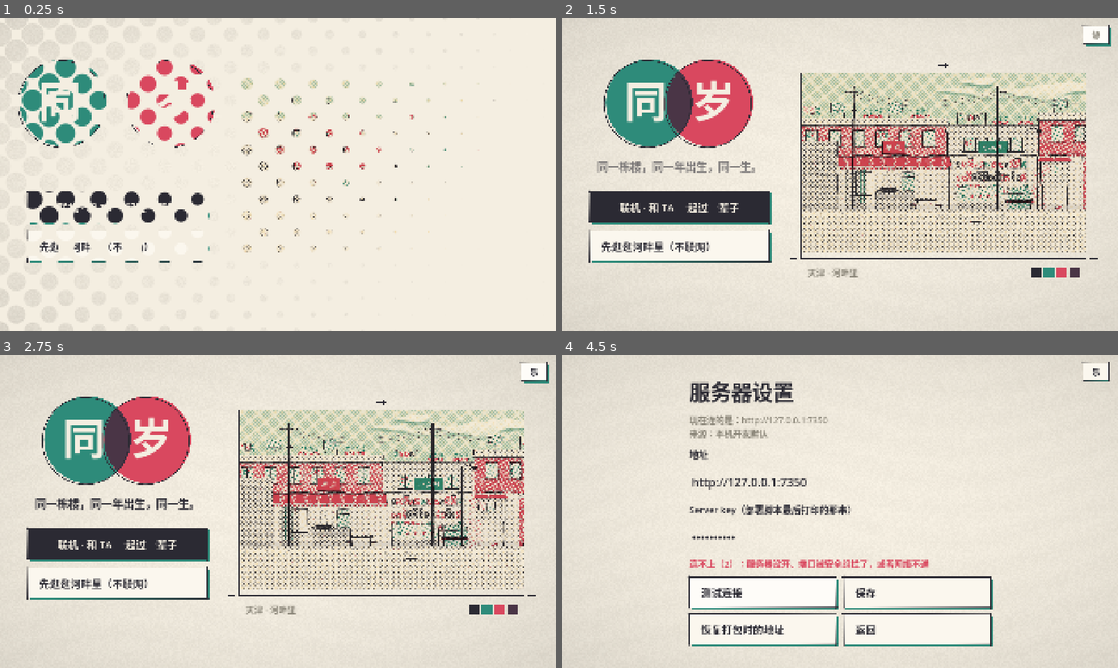
Above: before the commit, frames 1-4 (two rows, left to right).
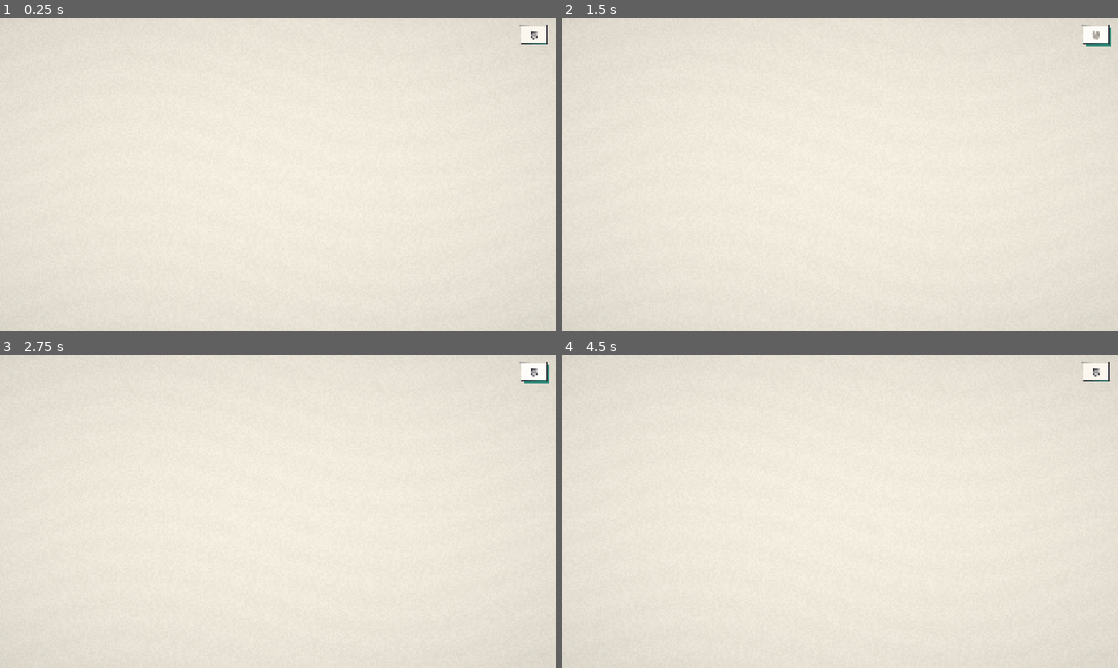
Above: after the commit, the same moments.

Repository: Goudu666/tongsui
Game: Godot game, scene res://scenes/main.tscn
Two runs of this game, one before a commit and one after it. Both use one fixed random seed, a clock stepped at 60 frames per second and the inputs below.
Inputs (mouse positions are in pixels of both pictures, inside the frame that each line leads up to):
- Up to frame 1 (0.25 s): no input
- Up to frame 2 (1.5 s): click "乐" at 0.5 s; click "响" at 1.25 s
- Up to frame 3 (2.75 s): click "静" at 2 s
- Up to frame 4 (4.5 s): click (678, 542) at 2.75 s, where only the run before the commit has a clickable "联机 · 和 TA 一起过一辈子"; click (840, 520) at 3.5 s, where only the run before the commit has a clickable "服务器设置"; click (762, 592) at 4.25 s, where only the run before the commit has a clickable "测试连接"

The runs differ from the first frame. In frame 1, 6.4% of the frame differs, in the area x 0-100%, y 0-100%; in frame 2, 30%, in the area x 4-97%, y 13-83%; in frame 3, 29%; in frame 4, 8.2%.
Error after the commit: Parse Error: Cannot infer the type of "hot" variable because the value doesn't have a set type. (res://scripts/ui/hud.gd:351)

Commit message:
客户端：HUD 上孩子的小牌，带孩子的事飘「孩子 心智 +3」飞进去，孩子的关口揭晓写孩子名字

Diff:
--- a/client/scripts/main.gd
+++ b/client/scripts/main.gd
@@ -1495,6 +1495,7 @@
 		hud.money = -1
 		hud.note = ""
 		hud.story = {}
+		hud.kid = {}
 		goal_panel.visible = false
 		stat_strip.visible = false
 		return
@@ -1521,6 +1522,12 @@
 	hud.bond = last_world.get("bond", life.get("bond", {}))
 	var st: Dictionary = _dict(last_world.get("story"))
 	hud.story = {} if st.is_empty() else {"chapter": st.get("chapter", 0), "title": st.get("title", ""), "next": _dict(st.get("next")).get(my_role), "force": st.get("force", false)}
+	hud.kid = _kid_of(my_role)
+
+
+## 某个人的孩子（WORLD actors[role].kid：{ name, age, stats, shared }，没孩子不发，见 docs/FAMILY.md）
+func _kid_of(role: String) -> Dictionary:
+	return _dict(_dict(_dict(last_world.get("actors")).get(role)).get("kid"))
 
 
 ## 对门的牌（HUD 右上）和屏幕边上的箭头：TA 在哪、在做什么；走出画面了就指个方向。每帧算一次
@@ -1555,7 +1562,7 @@
 	if view.grow(-20.0).has_point(at) or modal.visible:
 		hud.pointer = {}
 		return
-	var box_top := hud.stats_top() + StatStrip.SIZE.y + 24.0  # 让开左上的成长账
+	var box_top := maxf(hud.stats_top() + StatStrip.SIZE.y, hud.kid_rect().end.y) + 24.0  # 让开左上的成长账、孩子的小牌
 	var box := Rect2(70.0 + hud.inset.x, box_top, ui.size.x - 140.0 - hud.inset.x - hud.inset.y, ui.size.y - 70.0 - box_top)
 	var c := view.get_center()
 	var d := at - c
@@ -1937,7 +1944,8 @@
 	var head := HBoxContainer.new()
 	head.add_theme_constant_override("separation", 16)
 	box.add_child(head)
-	Kit.chip(head, ("同路" if same else "各走各的") if both else "人生关口", P.OVERLAP if same else P.INK)
+	var kid_gate := ev.has("kidAge")  # 孩子的关口（kid_gates.yaml）：分是孩子的，路是爹妈替孩子选的
+	Kit.chip(head, ("同路" if same else "各走各的") if both else ("孩子的关口" if kid_gate else "人生关口"), P.OVERLAP if same else P.INK)
 	var when := _label(head, "%s · %s" % [str(e.label), str(ev.get("title", ""))], 30, P.INK_SOFT)
 	when.size_flags_vertical = Control.SIZE_SHRINK_CENTER
 	# 揭晓：两个人的分同时往上数（ui/reveal.gd），数完了才露出各自走了哪条路、这一关的那句话
@@ -1955,6 +1963,9 @@
 		if has_line and bool(res.get("scored", true)):
 			var rv := Reveal.new()
 			rv.who = name
+			if kid_gate:
+				var kid_name := str(_kid_of(r).get("name", ""))
+				rv.who = "%s · %s" % [name, kid_name] if kid_name != "" else "%s 家的孩子" % name
 			rv.color = P.role_color(r)
 			rv.score = int(res.get("score", 0))
 			rv.unit = str(res.get("unit", "分"))
--- a/client/scripts/ui/hud.gd
+++ b/client/scripts/ui/hud.gd
@@ -7,6 +7,7 @@
 ##   中上：下一个关口的纸带（goal_panel.gd，main.gd 按 strip_rect() 摆）；
 ##         纸带底下两张小签：零花钱，主线（第几章，今天的「下一件事」在哪张图、哪一段）
 ##   右上「对门」的牌：色条是 TA 的颜色；左边两个圆，越亲近叠得越多；右边 TA 在哪、在做什么
+##   左边「我」的牌底下：有孩子时一张小牌（名字、几岁，一行三项；两口子共用的标「两家的」）
 ##   屏幕边上：对门走出画面时，一个 TA 颜色的小箭头指着方向
 ## 刘海和圆角在左右两边，inset 是要让开的宽度（Kit.safe_sides）。
 
@@ -34,6 +35,9 @@
 const STRIP_H := 112.0     ## 关口纸带的高
 const STRIP_MAX := 1280.0  ## 关口纸带最宽这么多（再长尺子就空了）
 const TAG_H := 44.0        ## 纸带底下的小签（零花钱、主线）
+## 「我」的牌底下：孩子的小牌（WORLD actors[我].kid，见 docs/FAMILY.md）
+const KID_GAP := 16.0
+const KID_H := 96.0
 const CARD := Vector2(ME_W, BAND + AGE_H)  ## 只有日历那一截（离线逛逛时就这么高）
 const CLOCK_FS := 36
 const CHAPTER_NUM := ["", "一", "二", "三", "四", "五", "六", "七", "八", "九"]
@@ -52,11 +56,16 @@
 var pointer: Dictionary = {}  ## 对门走出画面了 { at: 屏幕上贴边的位置, dir: 方向, color, name }；在画面里是空的
 var inset := Vector2.ZERO     ## (左, 右) 给刘海让开的宽度
 var story: Dictionary = {}    ## 主线 { chapter, title, next, force }（WORLD 的 story，next 是我这一句）；空的不画
+var kid: Dictionary = {}      ## 我的孩子 { name, age, stats: {body, mind, charm}（0~10）, shared }；没孩子是空的
 var story_rect := Rect2()     ## 主线小签上一回画在哪（开局引导的纸条贴在它底下）
 var money_rect := Rect2()     ## 零花钱那一小块上一回画在哪（飘字的钢镚儿往这儿飞，ui/juice.gd）
 var _money_shown := -1.0      ## 零花钱正在显示的数：钢镚儿落下来才拨上去
 var _money_hold := 0.0
 var _bump := 0.0              ## 亲近 / 默契刚涨：两个圆往一块儿挤一下
+var _kid_hold := 0.0          ## 孩子牌上的数先别拨（「孩子 心智 +3」还在路上）
+var _kid_held: Dictionary = {} ## 拨之前显示的那份 stats
+var _kid_bump := 0.0          ## 飘字落进孩子牌：牌子跳一下
+var _kid_hot := ""            ## 刚落进来的是哪一项（那一项的数印成我的颜色，一会儿褪回墨色）
 var _shown: Dictionary = {}   ## 圆表上正在显示的值（慢慢追上真实值）
 var _t := 0.0
 var _idle := 0.0
@@ -93,7 +102,13 @@
 	if _bump > 0.0:
 		_bump = maxf(0.0, _bump - delta)
 		moving = true
-	var sig := [time_label, stage, int(minute), slot_name, playing, tag, note, money, bond.hash(), partner.hash(), pointer.hash(), story.hash(), inset, size]
+	if _kid_bump > 0.0:
+		_kid_bump = maxf(0.0, _kid_bump - delta)
+		moving = true
+	if not _kid_held.is_empty() and _t >= _kid_hold:
+		_kid_held = {}
+		moving = true
+	var sig := [time_label, stage, int(minute), slot_name, playing, tag, note, money, bond.hash(), partner.hash(), pointer.hash(), story.hash(), kid.hash(), inset, size]
 	if moving or _idle >= 0.1 or sig != _sig:
 		_sig = sig
 		_idle = 0.0
@@ -108,6 +123,44 @@
 ## 亲近、默契涨了：两个圆挤一下
 func bump() -> void:
 	_bump = 0.45
+
+
+## 孩子牌上的数先停在现在显示的样子，sec 秒后再拨（飘字飞到了 kid_land 会提前放开）
+func hold_kid(sec: float) -> void:
+	if _kid_held.is_empty():
+		_kid_held = _dict(kid.get("stats")).duplicate()
+	_kid_hold = maxf(_kid_hold, _t + sec)
+
+
+## 「孩子 心智 +3」落进孩子牌：数拨上去，牌子跳一下
+func kid_land(key: String) -> void:
+	_kid_held = {}
+	_kid_bump = 0.4
+	_kid_hot = key
+
+
+## 孩子那张小牌在 HUD 里的位置（没孩子是空的；飘字「孩子 心智 +3」往这儿飞）
+func kid_rect() -> Rect2:
+	if kid.is_empty():
+		return Rect2()
+	return Rect2(left(), me_rect().end.y + KID_GAP, ME_W, KID_H)
+
+
+## 孩子牌上那一行：[["体魄", 42], ["心智", 55], ["魅力", 38]]，百分制往下取整（和关口纸带一个口径）
+static func kid_points(stats: Dictionary) -> Array:
+	var out: Array = []
+	for k in ["body", "mind", "charm"]:
+		out.append([P.STAT_NAME[k], int(floor(float(stats.get(k, 0.0)) * 10.0 + 0.001))])
+	return out
+
+
+## 几岁：刚生下来那几年写「不到一岁」
+static func kid_age_text(age: int) -> String:
+	return "不到一岁" if age <= 0 else "%d 岁" % age
+
+
+static func _dict(v: Variant) -> Dictionary:
+	return v if v is Dictionary else {}
 
 
 ## 两个圆在 HUD 里的位置（飘字的「亲近 +1」往这儿飞）
@@ -162,6 +215,8 @@
 	var f := P.font()
 	_scrim()
 	_me(f, me_rect())
+	if not kid.is_empty():
+		_kid(f, kid_rect())
 	if not needs.is_empty() or not partner.is_empty():
 		_them(f, them_rect())
 	var strip := strip_rect()
@@ -266,6 +321,37 @@
 	draw_string(f, c + Vector2(-w / 2.0, 9), g, HORIZONTAL_ALIGNMENT_LEFT, -1, P.FS_CAPTION, P.MEI if low else P.INK)
 
 
+## 孩子的小牌：上一行名字、几岁（两口子共用的，右头两个叠着的小圆 +「两家的」），细线，下一行三项。
+## 错位的色块是我的颜色；两家的孩子用两色叠印的那种深色
+func _kid(f: Font, r: Rect2) -> void:
+	var lift := sin(clampf(_kid_bump / 0.4, 0.0, 1.0) * PI) * 4.0
+	r.position.y -= lift
+	var at := r.position
+	var shared := bool(kid.get("shared", false))
+	Kit.draw_sheet(self, r, P.OVERLAP if shared else Kit.accent)
+	var right_room := 0.0
+	if shared:
+		var mark := "两家的"
+		var mw := f.get_string_size(mark, HORIZONTAL_ALIGNMENT_LEFT, -1, P.FS_CAPTION).x
+		Kit.text(self, Vector2(r.end.x - 16.0, at.y + 38.0), mark, P.FS_CAPTION, P.INK_MID, true)
+		Kit.draw_pair(self, Vector2(r.end.x - 16.0 - mw - 22.0, at.y + 30.0), 8.0, 7.0)
+		right_room = mw + 56.0
+	var name := str(kid.get("name", "孩子"))
+	var age := kid_age_text(int(kid.get("age", 0)))
+	var nw := Kit.text(self, Vector2(at.x + 18.0, at.y + 40.0), name, P.FS_LABEL, P.INK, false, r.size.x - 130.0 - right_room)
+	Kit.text(self, Vector2(at.x + 18.0 + nw + 14.0, at.y + 40.0), age, P.FS_CAPTION, P.INK_MID)
+	Kit.hair(self, Vector2(at.x + 14, at.y + 54.0), Vector2(r.end.x - 14, at.y + 54.0))
+	var stats: Dictionary = _kid_held if not _kid_held.is_empty() else _dict(kid.get("stats"))
+	var pitch := (r.size.x - 36.0) / 3.0
+	var keys := ["body", "mind", "charm"]
+	var row := kid_points(stats)
+	for i in 3:
+		var x := at.x + 18.0 + pitch * i
+		var lw := Kit.text(self, Vector2(x, at.y + 84.0), str(row[i][0]), P.FS_CAPTION, P.INK_MID)
+		var hot := keys[i] == _kid_hot and _kid_bump > 0.0
+		Kit.text(self, Vector2(x + lw + 8.0, at.y + 84.0), str(row[i][1]), P.FS_LABEL, Kit.accent if hot else P.INK)
+
+
 ## 零花钱：一张小签，钢镚儿 + 几块
 func _money(f: Font, at: Vector2) -> float:
 	var text := "%d 块" % int(round(_money_shown if _money_shown >= 0.0 else float(money)))
--- a/client/scripts/ui/juice.gd
+++ b/client/scripts/ui/juice.gd
@@ -4,6 +4,7 @@
 ##   飘字   做完一件事，长了几分、挣了几块、亲近了几分，从人头上一张一张印出来，
 ##          停一下，再飞进 HUD 里对应的那一格（成长账 / 零花钱 / 两个圆）。落下的那一刻格子里的数才拨上去。
 ##          连着几张，声音按五声音阶往上走。TA 长的分在 TA 头上小一号地冒一下，不飞。
+##          做的是带孩子的事（did 带 k）：长的是孩子，飘「孩子 心智 +3」，飞进 HUD 上孩子那张小牌。
 ##   搭伴   两个人搭伴做完的那件事，飘字之前先在两个人中间砸一方「搭伴」的印（有倍率就写倍率）。
 ##   成长账 每个日子记一个点（两个人的三项），存在 user://growth/<人生线>.json：
 ##          长大那张墨卡上的阶段成绩单、点开 HUD 成长账看的曲线都从这里来（ui/stage_report.gd）。
@@ -28,6 +29,7 @@
 var _base: Dictionary = {}   ## role -> {body, mind, charm}（百分制）
 var _money := -1.0
 var _bond: Dictionary = {}
+var _kid: Dictionary = {}    ## 我孩子上一帧的 {body, mind, charm}（百分制）；没孩子是空的
 var _did: Dictionary = {}    ## role -> 上一次看到的 did.n
 var _was_tg := false         ## 上一帧我是不是在搭伴做事
 var _act := ""               ## 上一帧我在做什么
@@ -117,9 +119,11 @@
 	var money := float(_dict(data.get("money")).get(me, -1))
 	var bond: Dictionary = _dict(data.get("bond"))
 	var quiet := _quiet()
+	var kid_now := kid_points(_dict(_dict(mine.get("kid")).get("stats")))
 	if not _base.is_empty() and not quiet:
-		_burst(stats, money, bond, fresh_did, did, mine)
+		_burst(stats, money, bond, fresh_did, did, mine, kid_items(_dict(did.get("k")) if fresh_did else {}, _kid, kid_now))
 	_rebase(stats, money, bond)
+	_kid = kid_now
 	var act := str(mine.get("act", "")) if mine.get("act") != null else ""
 	_was_tg = bool(mine.get("tg", false)) and act != ""
 	if act != "" and act != _act and not quiet:
@@ -190,6 +194,33 @@
 	return row
 
 
+## 孩子的三项，百分制往下取整；没孩子（或没发 stats）是空的
+static func kid_points(stats: Dictionary) -> Dictionary:
+	if stats.is_empty():
+		return {}
+	var row: Dictionary = {}
+	for k in KEYS:
+		row[k] = points(stats.get(k, 0))
+	return row
+
+
+## 这一回孩子长了几分：did.k 说了长哪几项。数用孩子 stats 前后两帧的差（和自己的飘字一个口径）；
+## 前后两帧对不上（刚生、刚连上、这一帧的 stats 还没跟上）就用 k 本身折百分制。只飘涨了的，不到 1 分不飘
+static func kid_items(k: Dictionary, was: Dictionary, now: Dictionary) -> Array:
+	var items: Array = []
+	for key in KEYS:
+		if not k.has(key):
+			continue
+		var d := 0
+		if not was.is_empty() and not now.is_empty():
+			d = int(now.get(key, 0)) - int(was.get(key, 0))
+		if d <= 0:
+			d = points(k[key])
+		if d > 0:
+			items.append(["孩子 " + str(P.STAT_NAME[key]), d, "kid_" + key])
+	return items
+
+
 func _rebase(stats: Dictionary, money: float, bond: Dictionary) -> void:
 	_base = {}
 	for r in stats:
@@ -205,7 +236,7 @@
 # 飘字
 # ======================================================================
 
-func _burst(stats: Dictionary, money: float, bond: Dictionary, fresh_did: bool, did: Dictionary, mine: Dictionary) -> void:
+func _burst(stats: Dictionary, money: float, bond: Dictionary, fresh_did: bool, did: Dictionary, mine: Dictionary, kid: Array = []) -> void:
 	var me := _role()
 	var items: Array = []  # [文字, 数, 颜色, 飞去哪 key]
 	var row: Dictionary = _dict(stats.get(me))
@@ -223,10 +254,11 @@
 		var db := int(bond.get(bk, 0)) - int(_bond.get(bk, 0))
 		if db > 0:
 			items.append(["亲近" if bk == "close" else "默契", db, bk])
+	items.append_array(kid)
 	var together := bool(did.get("tg", false)) if fresh_did else (_was_tg and not items.is_empty())
 	var grew := false
 	for it in items:
-		if it[2] in KEYS and int(it[1]) > 0:
+		if (it[2] in KEYS or str(it[2]).begins_with("kid_")) and int(it[1]) > 0:
 			grew = true
 	# 服务器说了刚做完哪一件（did）：「一天行动循环」那边先把钟拨过去、人在点上把这件事做完（约一秒），字再出来
 	var delay := DID_LEAD if fresh_did and not bool(did.get("j", false)) else 0.0  # j：对门后赶上来补的搭伴，那边不拨钟，不用等
@@ -283,6 +315,8 @@
 		return hud.money_rect.get_center() + hud.global_position
 	if key in ["close", "sync"] and hud.has_method("bond_rect"):
 		return hud.bond_rect().get_center() + hud.global_position
+	if key.begins_with("kid_") and hud.has_method("kid_rect") and hud.kid_rect().size.x > 0.0:
+		return hud.kid_rect().get_center() + hud.global_position
 	return null
 
 
@@ -329,6 +363,8 @@
 				gp.land_in = t0 + 1.25  # 纸带上「还差几分」也等第一张落下来再拨
 		elif target != null and key == "money" and main.hud.has_method("hold_money"):
 			main.hud.hold_money(t0 + 1.25)
+		elif target != null and key.begins_with("kid_") and main.hud.has_method("hold_kid"):
+			main.hud.hold_kid(t0 + 1.25)
 		tag.play(start, target, t0, func():
 			_landed(key, amount, role))
 
@@ -345,6 +381,8 @@
 		strip.land(key, amount)
 	elif key in ["close", "sync"] and main.hud.has_method("bump"):
 		main.hud.bump()
+	elif key.begins_with("kid_") and main.hud.has_method("kid_land"):
+		main.hud.kid_land(key.trim_prefix("kid_"))
 	if amount <= 0:
 		return
 	var now := Time.get_ticks_msec() / 1000.0
